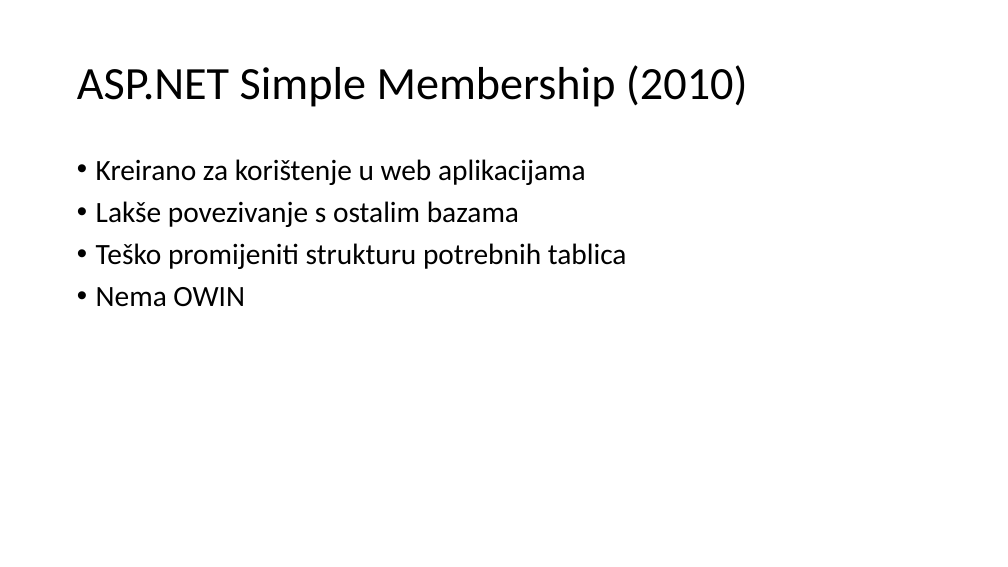
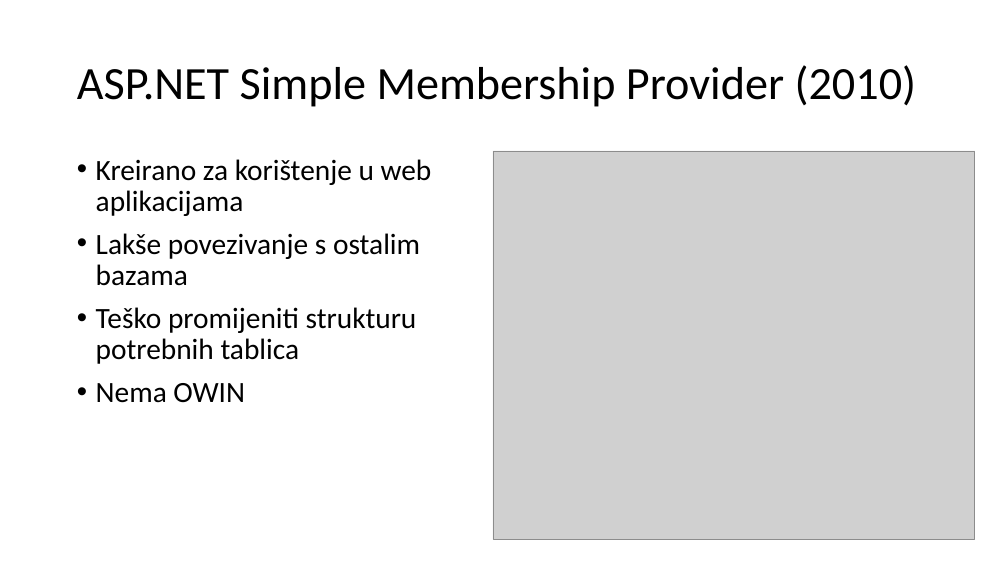
Before and after one commit to mmssniper/angular-workshop, a slide deck: slide 13 of prezentacije/1-1 Uvod i SPA aplikacije.pptx (slide 10 before the commit). Drawn at 1008x567 pixels with LibreOffice and Linux fonts; fonts in the diff are those of the drawing; grey boxes stand for pictures. Boxes give left, top, right and bottom in pixels: in the first picture for what was removed or moved away, otherwise in the second. Text is boxed around its words. In the diff, an @@ line names an element or a change of style, - is before the commit and + after.

```diff
--- a/prezentacije/1-1 Uvod i SPA aplikacije.pptx
+++ b/prezentacije/1-1 Uvod i SPA aplikacije.pptx
@@ title at (x1=77, y1=65, x2=917, y2=107): text changed @@
-ASP.NET Simple Membership (2010)
+ASP.NET Simple Membership Provider (2010)
@@ text "Kreirano za korištenje u web ..." rewrapped from (x1=96, y1=159, x2=627, y2=307) to (x1=96, y1=159, x2=432, y2=403) @@
@@ picture added at (x1=493, y1=151, x2=975, y2=540) @@
```
Also in this commit, not shown: 11 other slides changed, 4 slides added, 2 slides removed.
